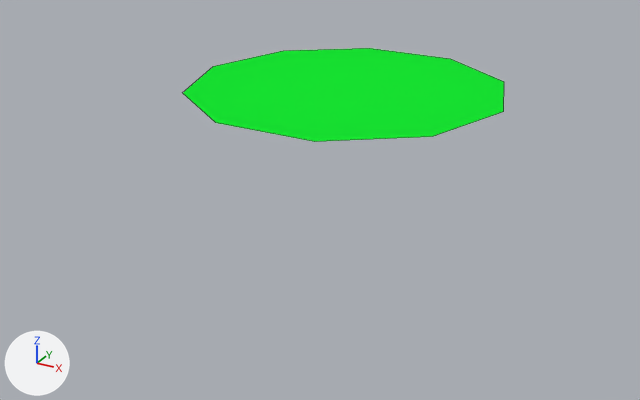
A saved change to the Blender file My Projects/main/game/content/xa/notc/mis/dm1/shapes/world/shape.blend.
Both versions are drawn from a camera (50 mm lens) standing at (17.5, -34.2, 16.8) and looking at (-0.5, -1.5, 0.4). Arrows for +X, +Y and +Z are at lower left; the lights stay in place. Mesh edges are drawn as thin lines. The same objects are shown in both versions, whatever each file hides.

The first picture shows 'c'.
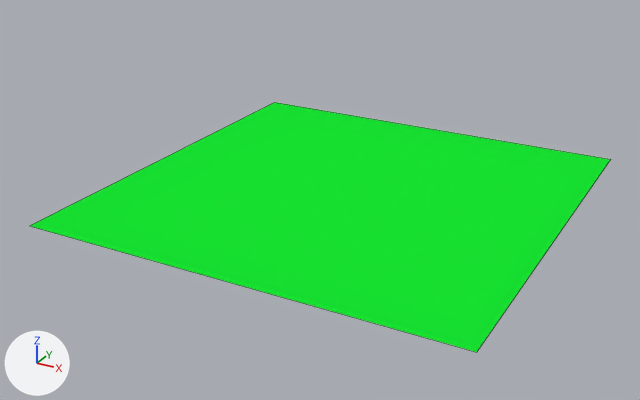
The edits, one by one:
me_plane_002 has 10 vertices, 1 face and spans x -0.691..0.691, y -0.726..0.726, z 0.0.
me_plane_002 is used by ob_c; location (0.0, 0.0, 5.45); rotation (0.0, 0.0, -0.318), in degrees (0, 0, -18); scale (10.0, 10.0, 10.0).
Verts and faces of me_plane_002; kept vertices keep their numbers, new ones are numbered from 10.
Before the commit, vertices of me_plane_002: 0 (0.691, 0.224, 0.0), 1 (0.691, -0.224, 0.0), 2 (0.427, -0.588, 0.0), 3 (0.0, -0.726, 0.0), 4 (-0.427, -0.588, 0.0).
Before the commit, vertices of me_plane_002: 5 (-0.691, -0.224, 0.0), 6 (-0.691, 0.224, 0.0), 7 (-0.427, 0.588, 0.0), 8 (0.0, 0.726, 0.0), 9 (0.427, 0.588, 0.0).
Part 1, on me_plane_002:
Vertices deleted: 0 to 9 (with the faces that use them).
Part 2, on me_plane_002:
New vertex 10 is at (-10.052, -10.052, 0.0), pixel (29, 225).
New vertex 11 is at (-10.052, 10.052, 0.0), pixel (274, 102).
New vertex 12 is at (10.052, 10.052, 0.0), pixel (610, 159).
New vertex 13 is at (10.052, -10.052, 0.0), pixel (476, 352).
New faces: (10, 13, 12, 11).
Object 'c' (ob_c) turns from (0, 0, -18) to (0, 0, 0) degrees about x, y and z.
Object 'c' (ob_c) is rescaled from (10.0, 10.0, 10.0) to (1.0, 1.0, 1.0).
Object 'c' (ob_c) moves from (0.0, 0.0, 5.45) to (0.0, 0.0, 0.47).

Boxes (x1, y1, x2, y2) around the edits, measured in the pictures (640 x 400 px):
'c', reshaped, moved, turned, rescaled
    before: (183, 48, 504, 142)
    after: (30, 102, 611, 352)
part 1 of me_plane_002, deleted (green)
    before: (183, 48, 504, 142)
part 2 of me_plane_002, added (green)
    after: (30, 102, 611, 352)
